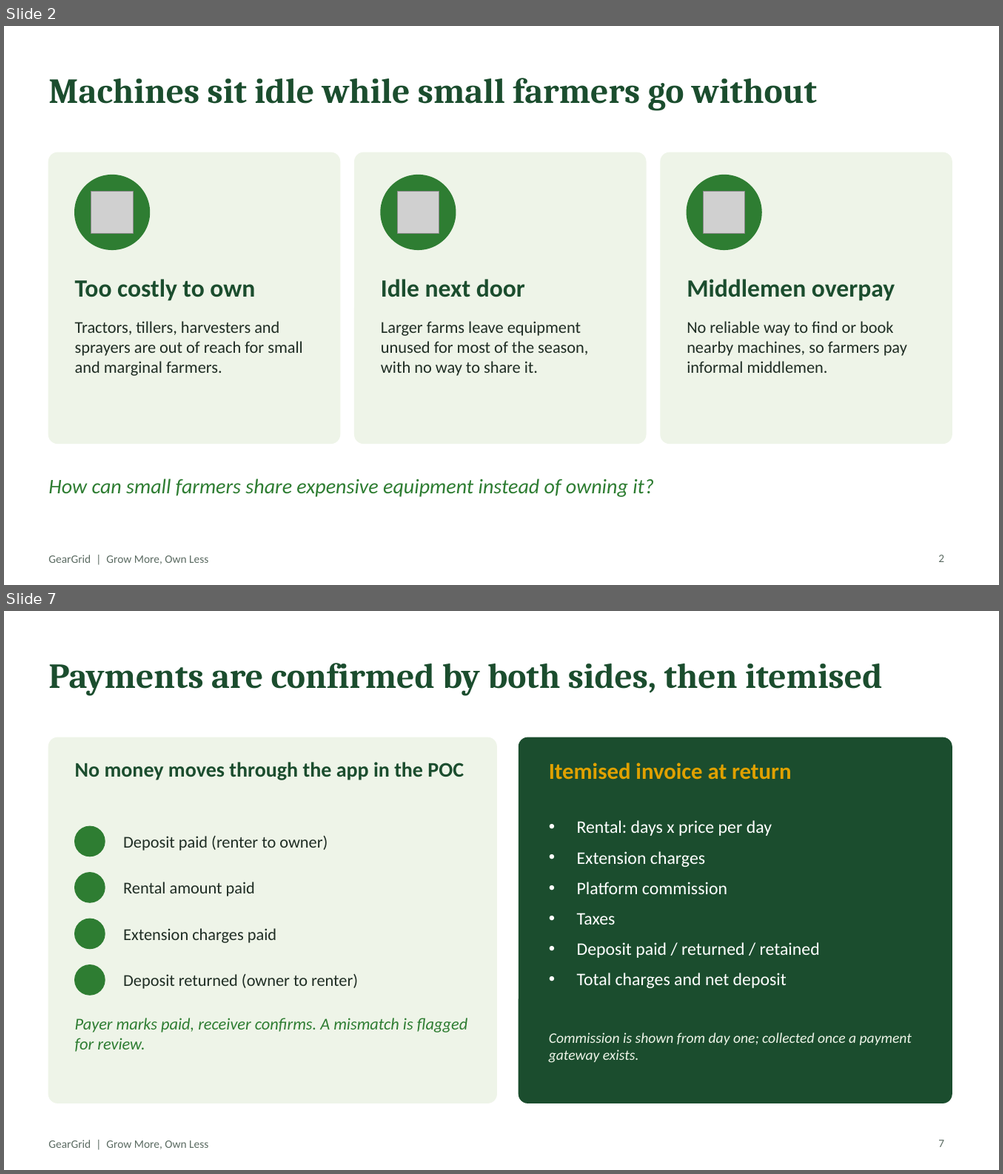
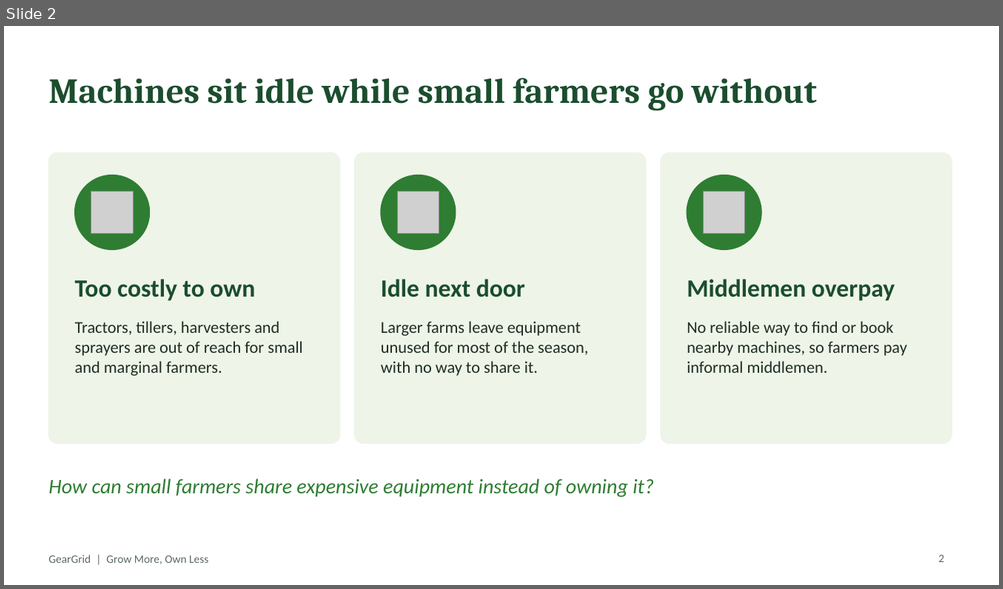
Before and after one commit to prateEKsaha07/GearGrid, a slide deck: gg-docs/ppt/GearGrid_Semifinal_Pitch.pptx. Shown one above the other, each under a label of ours: slides 2 and 7 before the commit, slide 2 after it; the slides between them are not shown. The pictures are 1003x1174 and 1003x589 pixels, drawn with LibreOffice and Linux fonts; fonts in the diff are those of the drawing; grey boxes stand for pictures. Boxes give left, top, right and bottom in pixels: in the first picture for what was removed or moved away, otherwise in the second. Text is boxed around its words. In the diff, an @@ line names an element or a change of style, - is before the commit and + after.

```diff
--- a/gg-docs/ppt/GearGrid_Semifinal_Pitch.pptx
+++ b/gg-docs/ppt/GearGrid_Semifinal_Pitch.pptx
@@ slide 7 removed at (4,611,999,1170), background #FFFFFF; not listed: 1 template element that a slide beside it also shows @@
@@ title removed at (48,663,882,696) @@
-Payments are confirmed by both sides, then itemised
@@ rounded rectangle removed at (48,738,496,1103) @@
@@ rounded rectangle removed at (519,738,951,1103) @@
@@ text removed at (75,762,464,780) @@
-No money moves through the app in the POC
@@ text removed at (549,763,791,780) @@
-Itemised invoice at return
@@ ellipse removed at (75,826,105,857) @@
@@ text removed at (577,820,819,988) @@
-• Rental: days x price per day
-• Extension charges
-• Platform commission
-• Taxes
-• Deposit paid / returned / retained
-• Total charges and net deposit
@@ text removed at (123,836,327,851) @@
-Deposit paid (renter to owner)
@@ ellipse removed at (75,873,105,903) @@
@@ text removed at (123,882,255,897) @@
-Rental amount paid
@@ ellipse removed at (75,919,105,949) @@
@@ text removed at (123,928,276,943) @@
-Extension charges paid
@@ ellipse removed at (75,965,105,995) @@
@@ text removed at (123,974,358,989) @@
-Deposit returned (owner to renter)
@@ text removed at (75,1018,467,1052) @@
-Payer marks paid, receiver confirms. A mismatch is flagged for review.
@@ text removed at (549,1033,911,1063) @@
-Commission is shown from day one; collected once a payment gateway exists.
@@ page number removed at (938,1140,944,1147) @@
-7
```
Also in this commit, not shown: 3 slides changed, 2 slides added, 4 other slides removed.
